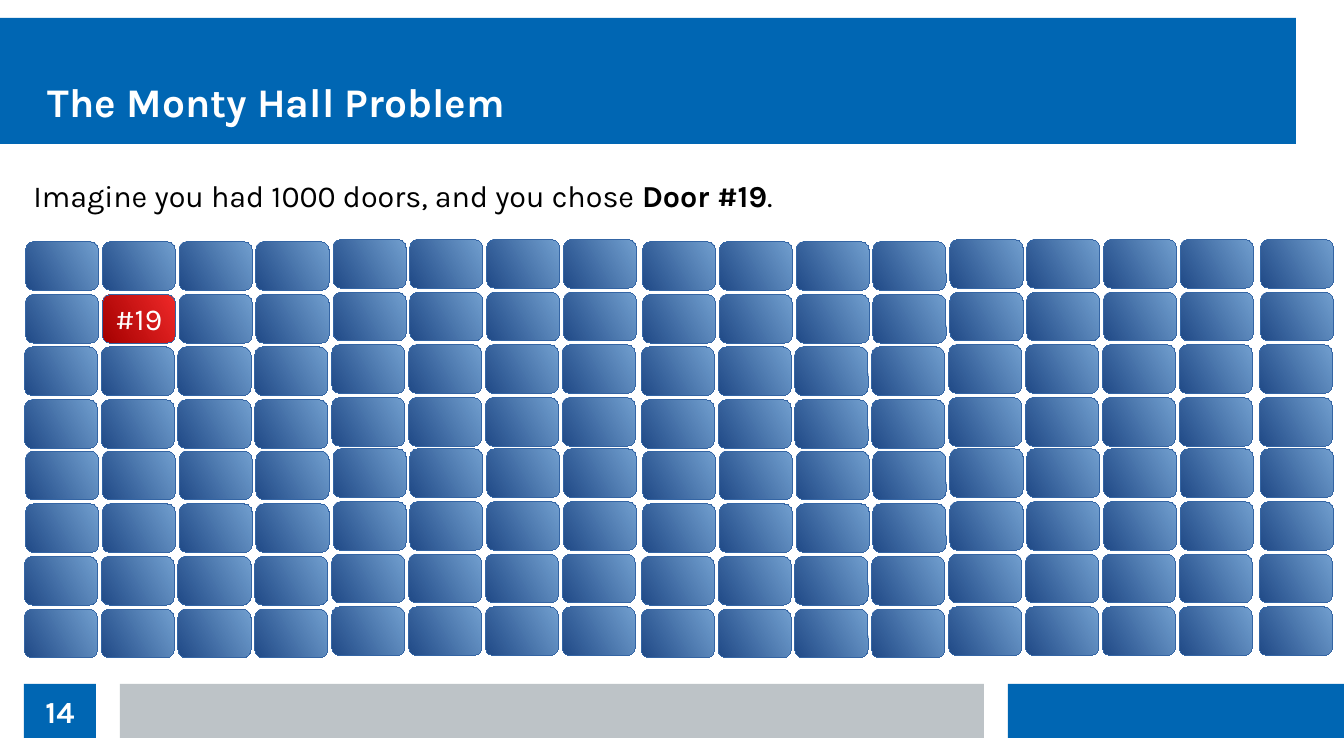
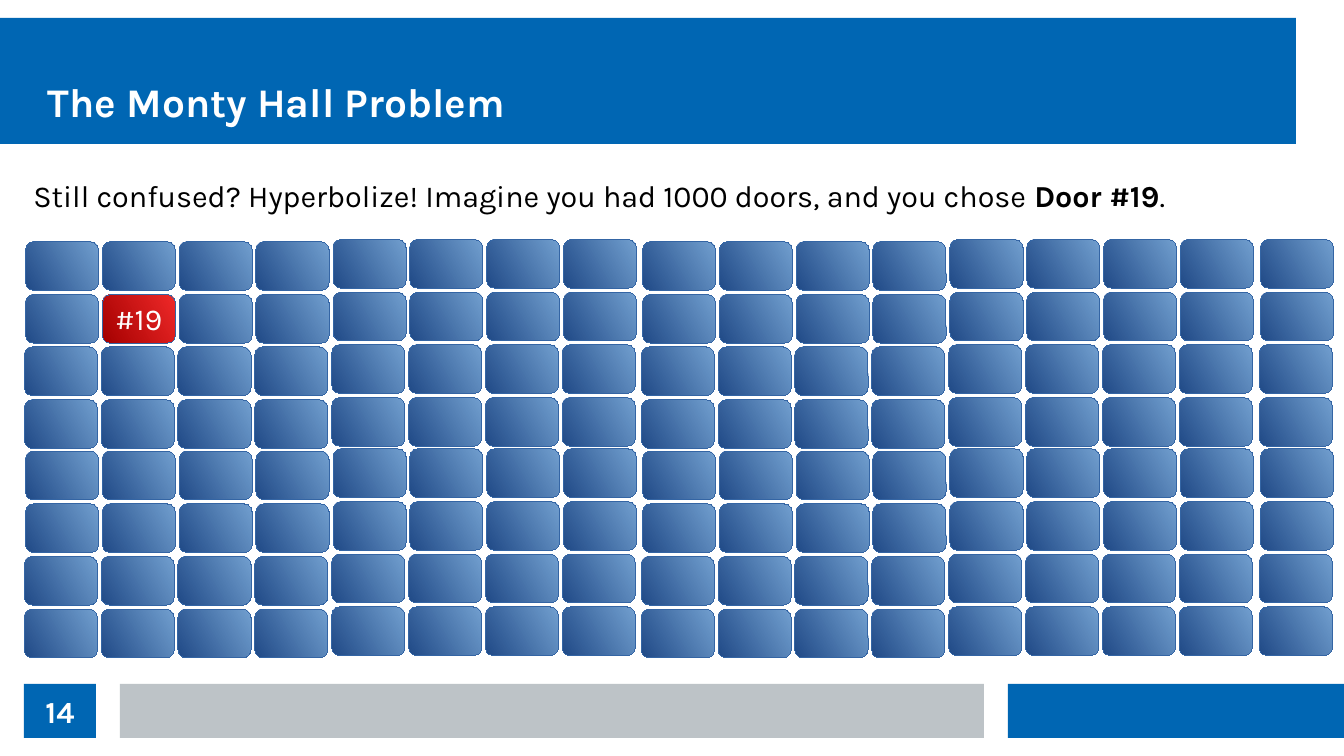
Before and after one commit to thomasnield/kotlin_data_science_talk_ChicagoJUG, a slide deck: slide 14 of kotlin_data_science_talk_chijug_slides.odp. Drawn at 1344x756 pixels with LibreOffice and Linux fonts; fonts in the diff are those of the drawing. Boxes give left, top, right and bottom in pixels: in the first picture for what was removed or moved away, otherwise in the second. Text is boxed around its words. In the diff, an @@ line names an element or a change of style, - is before the commit and + after.

Commit message:
continue monty hall example

```diff
--- a/kotlin_data_science_talk_chijug_slides.odp
+++ b/kotlin_data_science_talk_chijug_slides.odp
@@ text at (x1=33, y1=186, x2=1165, y2=215): text changed @@
-Imagine you had 1000 doors, and you chose Door #19.
+Still confused? Hyperbolize! Imagine you had 1000 doors, and you chose Door #19.
```
Also in this commit, not shown: 2 other slides changed, 1 slide added, 1 slide removed.
